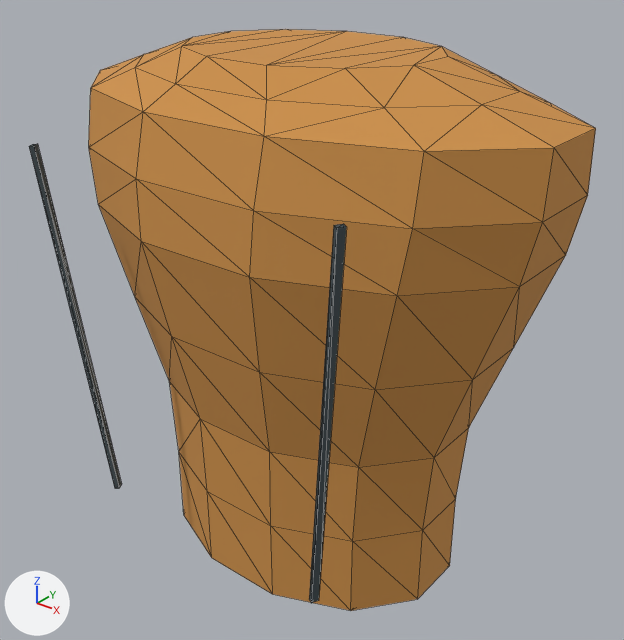
One commit to the glTF model Resource/Export/Modules/Outfit_Engineer_Standard_Torso.glb: the scene before it, then after it.
One viewpoint serves both versions: a camera (50 mm lens) standing at (0.409, -0.511, 1.561) and looking at (0.006, -0.008, 1.248). Lighting does not change. The marker at lower left points along +X, +Y and +Z. The older version comes first. Mesh edges are drawn as thin lines. Vertices at exactly the same position are counted once.

Names of what the first picture shows: 'Outfit_Engineer_Standard_Torso'.
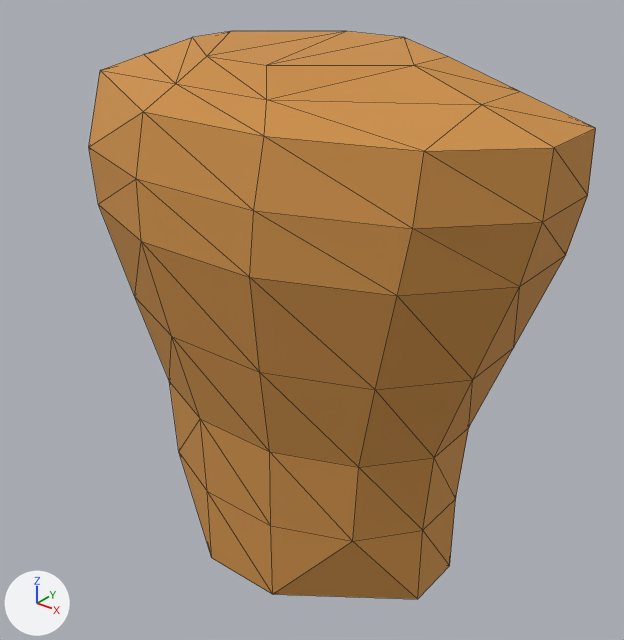
Boxes [x1, y1, x2, y2] around the edits, measured in the pictures (624 x 640 px):
```json
{"object": "Outfit_Engineer_Standard_Torso", "change": "reshaped", "before": [29, 29, 596, 611], "after": [89, 31, 596, 599], "on screen": "11% narrower"}
{"part": 1, "of": "me_outfit_engineer_standard_torso_mesh_001", "change": "deleted", "before": [309, 224, 347, 603]}
{"part": 2, "of": "me_outfit_engineer_standard_torso_mesh_001", "change": "deleted", "before": [29, 144, 122, 488]}
{"part": 3, "of": "me_outfit_engineer_standard_torso_mesh_001", "change": "cut back", "before": [179, 454, 417, 611], "after": [271, 526, 417, 599]}
{"part": 4, "of": "me_outfit_engineer_standard_torso_mesh_001", "change": "cut back", "before": [89, 29, 593, 151], "after": [89, 31, 481, 151]}
```

Edits to the scene script, one JSON object a line:
```json
{"block": "me_outfit_engineer_standard_torso_mesh_001", "where": "# used by ob_outfit_engineer_standard_torso; location = (0.0, 0.0, 0.0)"}
{"op": "remove", "block": "me_outfit_engineer_standard_torso_mesh_001", "code": "me_outfit_engineer_standard_torso_mesh_001.from_pydata(...)  # 124 vertices, 236 faces; spans x -0.207..0.207, y -0.154..0.13, z 1.035..1.465"}
{"op": "add", "block": "me_outfit_engineer_standard_torso_mesh_001", "code": "me_outfit_engineer_standard_torso_mesh_001.from_pydata(...)  # 94 vertices, 184 faces; spans x -0.207..0.207, y -0.13..0.13, z 1.035..1.465"}
{"block": "me_outfit_engineer_standard_torso_mesh_001", "change": "me_outfit_engineer_standard_torso_mesh_001 part 1: the loose piece of 8 vertices spanning x 0.106..0.143, y -0.154..-0.13, z 1.1..1.4 is deleted"}
{"block": "me_outfit_engineer_standard_torso_mesh_001", "change": "me_outfit_engineer_standard_torso_mesh_001 part 2: the loose piece of 8 vertices spanning x -0.143..-0.106, y -0.154..-0.13, z 1.1..1.4 is deleted"}
{"block": "me_outfit_engineer_standard_torso_mesh_001", "change": "me_outfit_engineer_standard_torso_mesh_001 part 3"}
{"block": "me_outfit_engineer_standard_torso_mesh_001", "change": "4 vertices are removed from x -0.098..0.098, y -0.071..0.071, z 1.035"}
{"block": "me_outfit_engineer_standard_torso_mesh_001", "change": "20 faces are deleted"}
{"block": "me_outfit_engineer_standard_torso_mesh_001", "change": "12 new faces join them"}
{"block": "me_outfit_engineer_standard_torso_mesh_001", "change": "me_outfit_engineer_standard_torso_mesh_001 part 4"}
{"block": "me_outfit_engineer_standard_torso_mesh_001", "change": "10 vertices are removed from x -0.151..0.151, y -0.085..0.085, z 1.43..1.465"}
{"block": "me_outfit_engineer_standard_torso_mesh_001", "change": "44 faces are deleted"}
{"block": "me_outfit_engineer_standard_torso_mesh_001", "change": "24 new faces join them"}
{"op": "remove", "block": "me_outfit_engineer_standard_torso_mesh_001", "code": "me_outfit_engineer_standard_torso_mesh_001.materials.append(mat_fabric_seam)  # greyish blue #424d52"}
```
